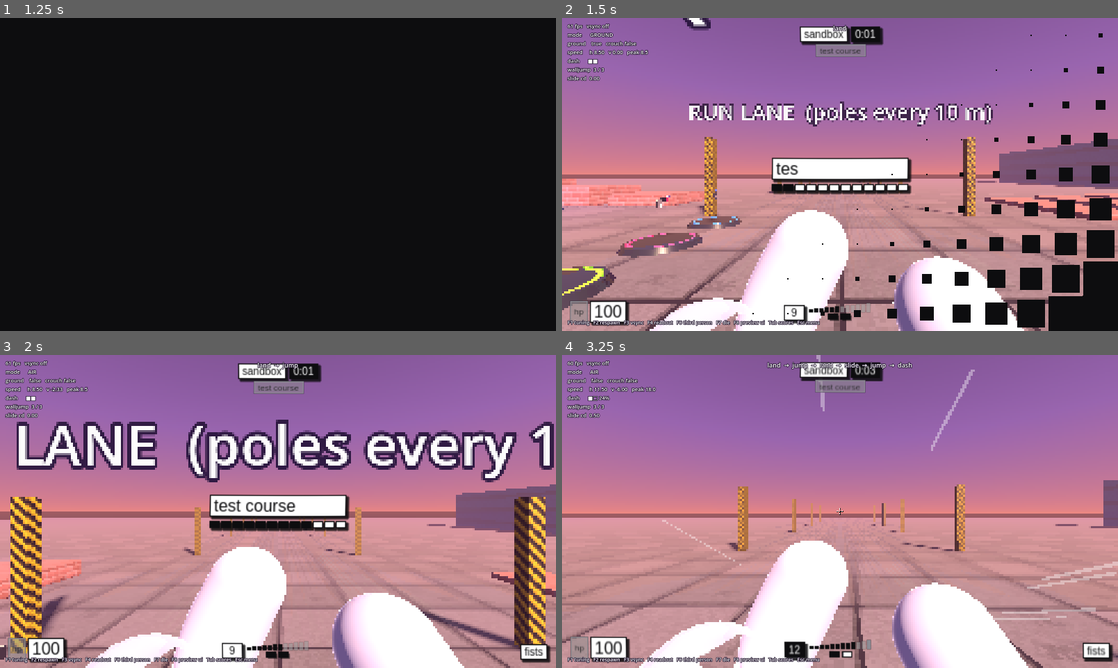
Above: before the commit, frames 1-4 (two rows, left to right).
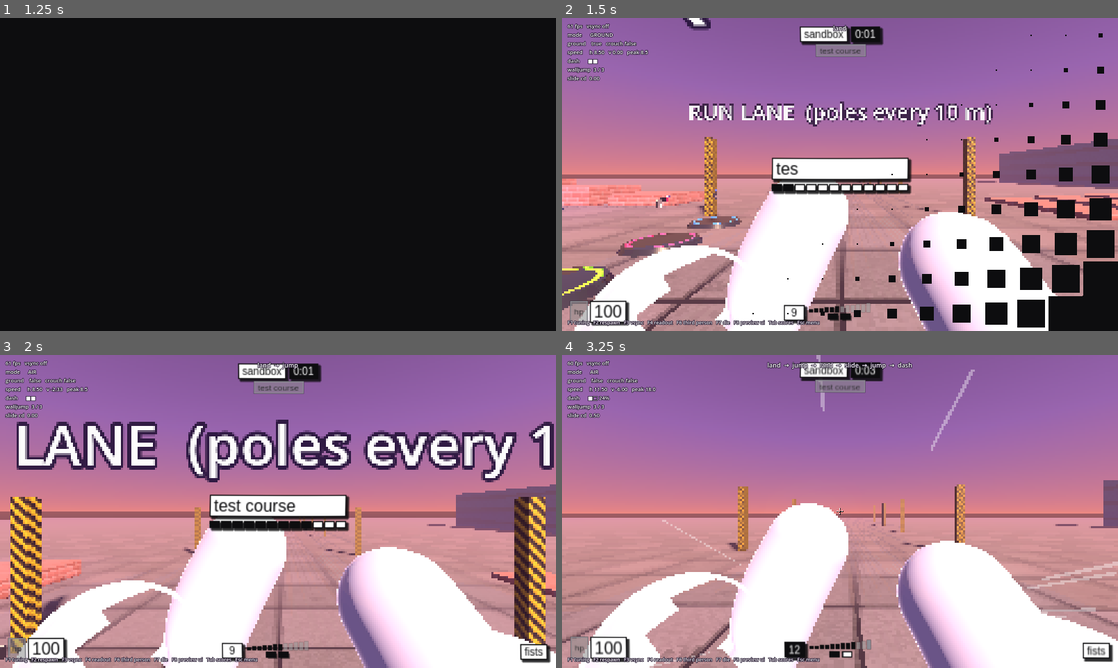
Above: after the commit, the same moments.

Repository: shrimpsooup2/xpl
Game: Godot game, scene res://scenes/main_menu.tscn
Same seed, same stepped clock (60 frames per second), same inputs: the game is played once before the commit and once after it.
Inputs (mouse positions are in pixels of both pictures, inside the frame that each line leads up to):
- Up to frame 1 (1.25 s): click "play" at 0.5 s
- Up to frame 2 (1.5 s): move the mouse to (867, 174) at 1.27 s; hold W (move_forward) from 1.28 s (still down); hold Right mouse button (alt_fire) from 1.28 s (still down); click (867, 174) at 1.42 s
- Up to frame 3 (2 s): keep holding W (move_forward); keep holding Right mouse button (alt_fire); tap Space (jump) at 1.52 s
- Up to frame 4 (3.25 s): keep holding W (move_forward); move the mouse to (812, 511) at 2.02 s; release Right mouse button (alt_fire) at 2.03 s; tap Ctrl (crouch) at 2.1 s; tap Space (jump) at 2.27 s; move the mouse to (851, 505) at 2.77 s; hold Shift (dash) from 2.78 s (still down)

Frame 1 is identical in both runs. In frame 2, 12% of the frame differs, in the area x 2-90%, y 51-100%; in frame 3, 15%; in frame 4, 16%, in the area x 3-100%, y 47-100%.

Commit message:
Viewmodel polish, weapon HUD tests, and docs for the guns
Scoping drops the arms out of view; smashdowns brace the arms instead
of throwing them up over the screen; fists sit higher in their guard.
Guns in other players' hands are drawn 25% bigger to read at range.
Tests cover the ammo column and ring following the gun in hand, and
hits and kills reaching the crosshair and killfeed.

GDD 1.2: the built roster and what each gun is modelled on, hit zones
and reactions by part, weapons in hand (first and third person), the
ammo column and ring, the range, and an open question on syncing the
animated hit pose online. README: controls, layout, tests.

Co-Authored-By: Claude Opus 5.5 <noreply@anthropic.com>
Claude-Session: https://claude.ai/code/session_01Tj9HxZHYVTVMQ6X4MXNMBu

Diff:
--- a/src/player/player.gd
+++ b/src/player/player.gd
@@ -277,6 +277,11 @@
 	if model.held:
 		return model.held.muzzle.global_position
 	return weapons.eye_position()
+
+
+## How far the camera is zoomed in (1 = not at all).
+func zoom_amount() -> float:
+	return _zoom
 
 
 ## 0..1: how far into the slide look the camera is.
--- a/src/player/player_model.gd
+++ b/src/player/player_model.gd
@@ -52,6 +52,9 @@
 ## Where a two-handed gun's grip sits from the right shoulder, in aim space
 ## (x right, y up, -z forward): the stock tucked into the shoulder.
 const SHOULDERED := Vector3(0.02, -0.1, -0.26)
+## Guns in other players' hands are drawn a bit big, so you can tell what
+## someone's carrying across the map (GDD §7.6).
+const HELD_SCALE := 1.25
 const WALK_CLIP_SPEED := 1.1
 const JOG_CLIP_SPEED := 2.9
 const SPRINT_CLIP_SPEED := 5.0
@@ -253,6 +256,7 @@
 		held = WeaponModel.new(def)
 		held.top_level = true
 		add_child(held)
+		held.scale = Vector3.ONE * HELD_SCALE
 
 
 ## Aims the arms (and the held gun) at `pitch` radians; call every frame.
@@ -318,7 +322,7 @@
 		return
 	var hand := skeleton.global_transform * skeleton.get_bone_global_pose(skeleton.find_bone("DEF-hand.R"))
 	var tip := hand.origin + (hand.basis.y.normalized() * BodyShape.ARM_TIP * 0.5)
-	held.global_transform = Transform3D(_aim_basis(), tip)
+	held.global_transform = Transform3D(_aim_basis().scaled(Vector3.ONE * HELD_SCALE), tip)
 
 
 # --- Falling apart ------------------------------------------------------------
--- a/src/player/viewmodel.gd
+++ b/src/player/viewmodel.gd
@@ -26,7 +26,7 @@
 ## they can go anywhere that looks right): low, so the upper arms stay out
 ## of view. Empty-handed they come up and forward into a guard.
 const SHOULDERS := Vector3(0.0, -0.36, -0.1)
-const FISTS_SHOULDERS := Vector3(0.0, -0.25, -0.24)
+const FISTS_SHOULDERS := Vector3(0.0, -0.17, -0.2)
 ## Hand targets sit this far back from the grip, so the round arm tip
 ## wraps it instead of swallowing the gun.
 const GRIP_BACK := 0.045
@@ -130,7 +130,10 @@
 	var motion := player.view_settings.camera_motion if player else 1.0
 	_step(delta, smooth, motion)
 	global_transform = camera.global_transform
-	_root.transform = _offset(motion)
+	# Scoping in drops the arms out of the way; fully in, only the scope shows.
+	var scoped := clampf((player.zoom_amount() - 1.0) / 0.6, 0.0, 1.0) if player else 0.0
+	_root.transform = Transform3D(Basis(Vector3.RIGHT, deg_to_rad(-25.0) * scoped), Vector3(0.0, -0.3, 0.1) * scoped) * _offset(motion)
+	_root.visible = scoped < 0.95
 	_place_gun(delta)
 	_set_projection(camera)
 
@@ -295,7 +298,7 @@
 		_last_look = look
 		_has_look = true
 		var local := Basis(Vector3.UP, player.yaw).inverse() * player.velocity
-		move_target += Vector3(-local.x * 0.0025, clampf(-player.velocity.y * 0.003, -0.05, 0.05), clampf(local.z * 0.0015, -0.02, 0.03))
+		move_target += Vector3(-local.x * 0.0025, clampf(-player.velocity.y * 0.002, -0.03, 0.025), clampf(local.z * 0.0015, -0.02, 0.03))
 		turn_target.z += clampf(local.x * 0.006, -0.08, 0.08)
 		# Sliding: tucked in low, rolled over.
 		var sliding := player.state.mode == MovementState.Mode.SLIDE
@@ -303,12 +306,14 @@
 		move_target += Vector3(-0.04, -0.035, 0.02) * _slide
 		turn_target += Vector3(deg_to_rad(4.0), deg_to_rad(6.0), deg_to_rad(18.0)) * _slide
 		match player.state.mode:
+			# Braced for the slam: pulled in during the hang, pushed out and
+			# down on the way down (the fall itself lifts it a little).
 			MovementState.Mode.SMASH_WINDUP:
-				move_target += Vector3(0.0, 0.06, 0.04)
-				turn_target.x += deg_to_rad(18.0)
+				move_target += Vector3(0.0, 0.01, 0.04)
+				turn_target.x += deg_to_rad(5.0)
 			MovementState.Mode.SMASH:
-				move_target += Vector3(0.0, 0.08, 0.06)
-				turn_target.x += deg_to_rad(28.0)
+				move_target += Vector3(0.0, -0.035, -0.02)
+				turn_target.x += deg_to_rad(-4.0)
 			MovementState.Mode.WALLRIDE:
 				var right := Basis(Vector3.UP, player.yaw) * Vector3.RIGHT
 				turn_target.z += signf(player.state.wallride_normal.dot(right)) * deg_to_rad(10.0)
--- a/tests/ui_tests.gd
+++ b/tests/ui_tests.gd
@@ -337,3 +337,39 @@
 	var smooth_later := player.camera.fov - rest
 	check(smooth_first < snappy_first * 0.6, "smooth: it starts small (+%.1f)" % smooth_first)
 	check(smooth_later > smooth_first, "and builds (+%.1f)" % smooth_later)
+
+
+# --- Weapons ----------------------------------------------------------------
+
+func test_ammo_column_follows_the_gun_in_hand() -> void:
+	var meter: AmmoMeter = ui.hud._ammo
+	check(not meter.visible, "no column for fists")
+	check(ui.crosshair.capacity == 0, "no ring for fists")
+	player.weapons.give(Weapons.get_def(Weapons.HOTKEY))
+	await frames(30)
+	check(meter.visible and meter.capacity == 6 and meter.ammo == 6, "a six-shooter's column")
+	near(meter._height, AmmoMeter.height_for(6), 0.5, "grown to its size")
+	check(ui.crosshair.capacity == 6 and ui.crosshair.ammo == 6, "and its ring")
+	var short := meter._height
+	player.weapons.give(Weapons.get_def(Weapons.POPUP))
+	await frames(30)
+	check(meter._height > short * 2.0, "an SMG's column is far taller (%.0f vs %.0f px)" % [meter._height, short])
+	player.weapons.primary_ammo = 3
+	player.weapons.ammo_changed.emit(3, 50)
+	await frames(2)
+	check(meter.ammo == 3 and meter.is_low(), "low ammo shows")
+	check(ui.crosshair.ammo == 3, "the ring follows")
+	player.weapons.reset()
+	await frames(2)
+	check(not meter.visible and ui.crosshair.capacity == 0, "gone again with fists")
+
+
+func test_hits_and_kills_reach_the_crosshair_and_killfeed() -> void:
+	var w := player.weapons
+	w.hit_confirmed.emit({"zone": &"head", "killed": false})
+	check(ui.crosshair._mark_time > 0.0 and ui.crosshair._mark_color == Color(1.0, 0.9, 0.3), "a headshot marker")
+	w.hit_confirmed.emit({"zone": &"heart", "killed": true, "heartshot": true, "name": "dummy",
+			"weapon": Weapons.get_def(Weapons.POINTER)})
+	await frames(2)
+	check(ui.crosshair._mark_color == LofiUI.HEART, "a heartshot marker")
+	check(ui.hud._killfeed.get_child_count() == 1, "and a killfeed line")
Not shown, changed: README.md
Not shown, changed: docs/GDD.md
